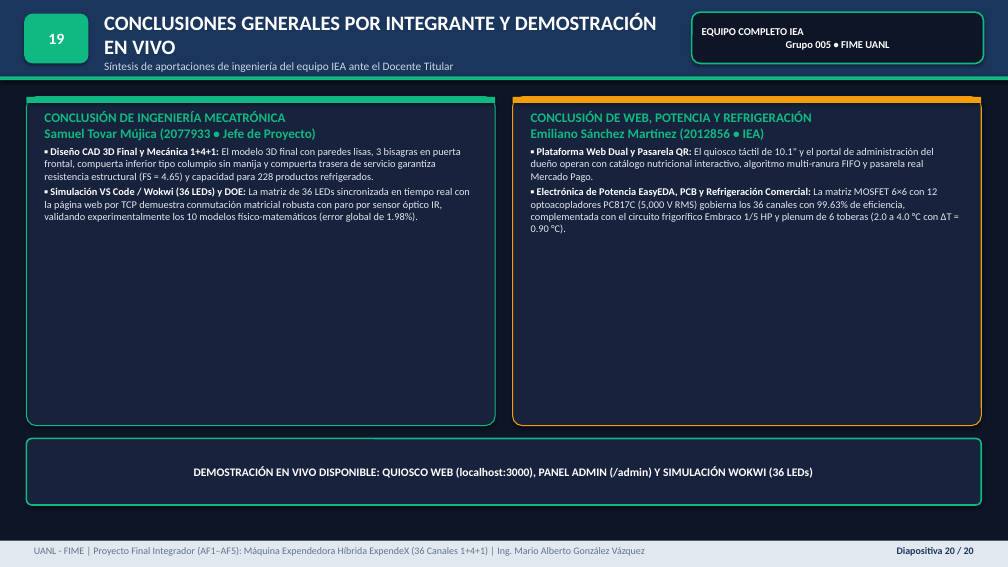
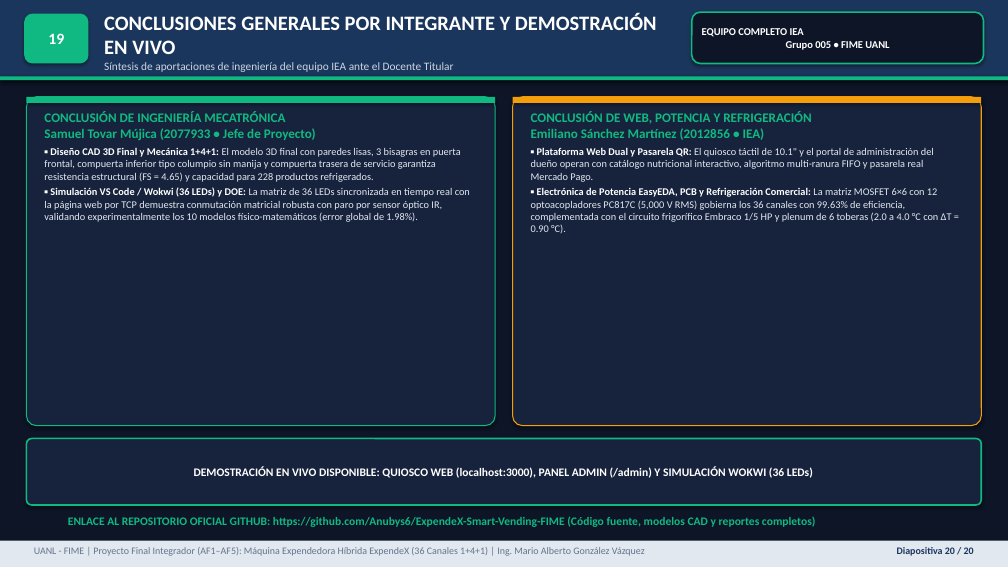
Before and after one commit to Anubys6/ExpendeX-Smart-Vending-FIME, a slide deck: slide 20 of 01_DOCUMENTOS_ACADEMICOS_FIME/Presentacion_Final_Proyecto_Expendex_FIME.pptx. Drawn at 1008x567 pixels with LibreOffice and Linux fonts; fonts in the diff are those of the drawing. Boxes give left, top, right and bottom in pixels: in the first picture for what was removed or moved away, otherwise in the second. Text is boxed around its words. In the diff, an @@ line names an element or a change of style, - is before the commit and + after.

Commit message:
docs: actualizar PDFs y PPTX con esquematicos EasyEDA y enlaces GitHub

```diff
--- a/01_DOCUMENTOS_ACADEMICOS_FIME/Presentacion_Final_Proyecto_Expendex_FIME.pptx
+++ b/01_DOCUMENTOS_ACADEMICOS_FIME/Presentacion_Final_Proyecto_Expendex_FIME.pptx
@@ text added at (x1=68, y1=516, x2=816, y2=527), 11 pt, text #10B981, bold @@
+ENLACE AL REPOSITORIO OFICIAL GITHUB: https://github.com/Anubys6/ExpendeX-Smart-Vending-FIME (Código fuente, modelos CAD y reportes completos)
```
Also in this commit, not shown: 3 other slides changed, 11 other files.
